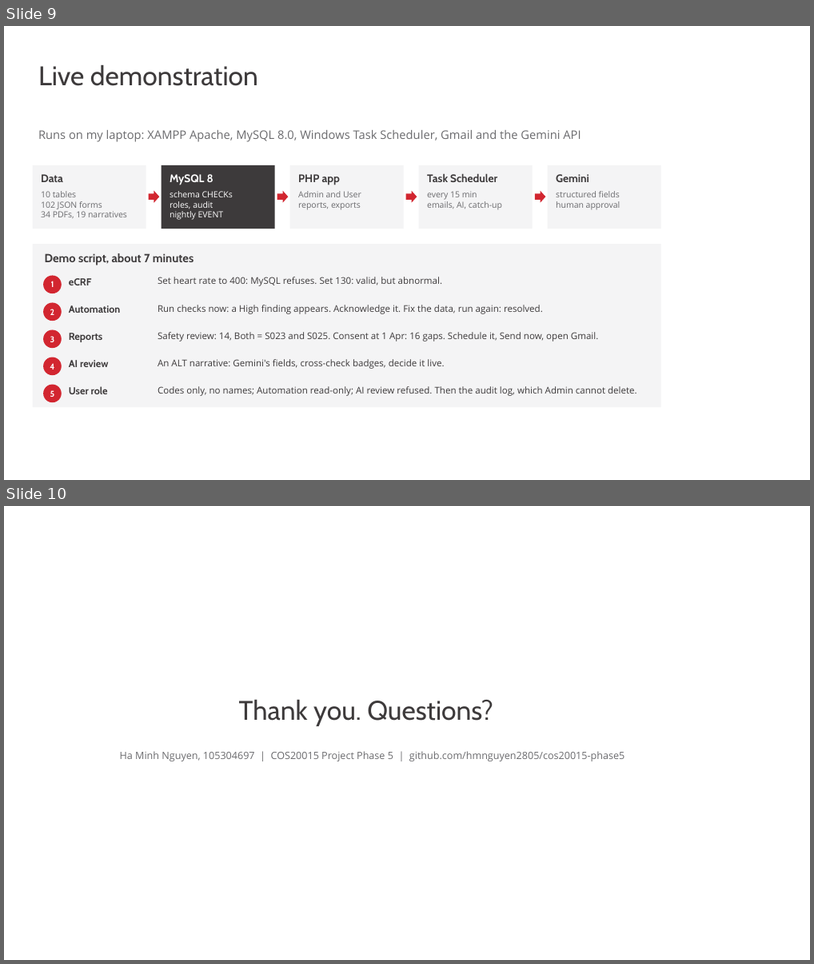
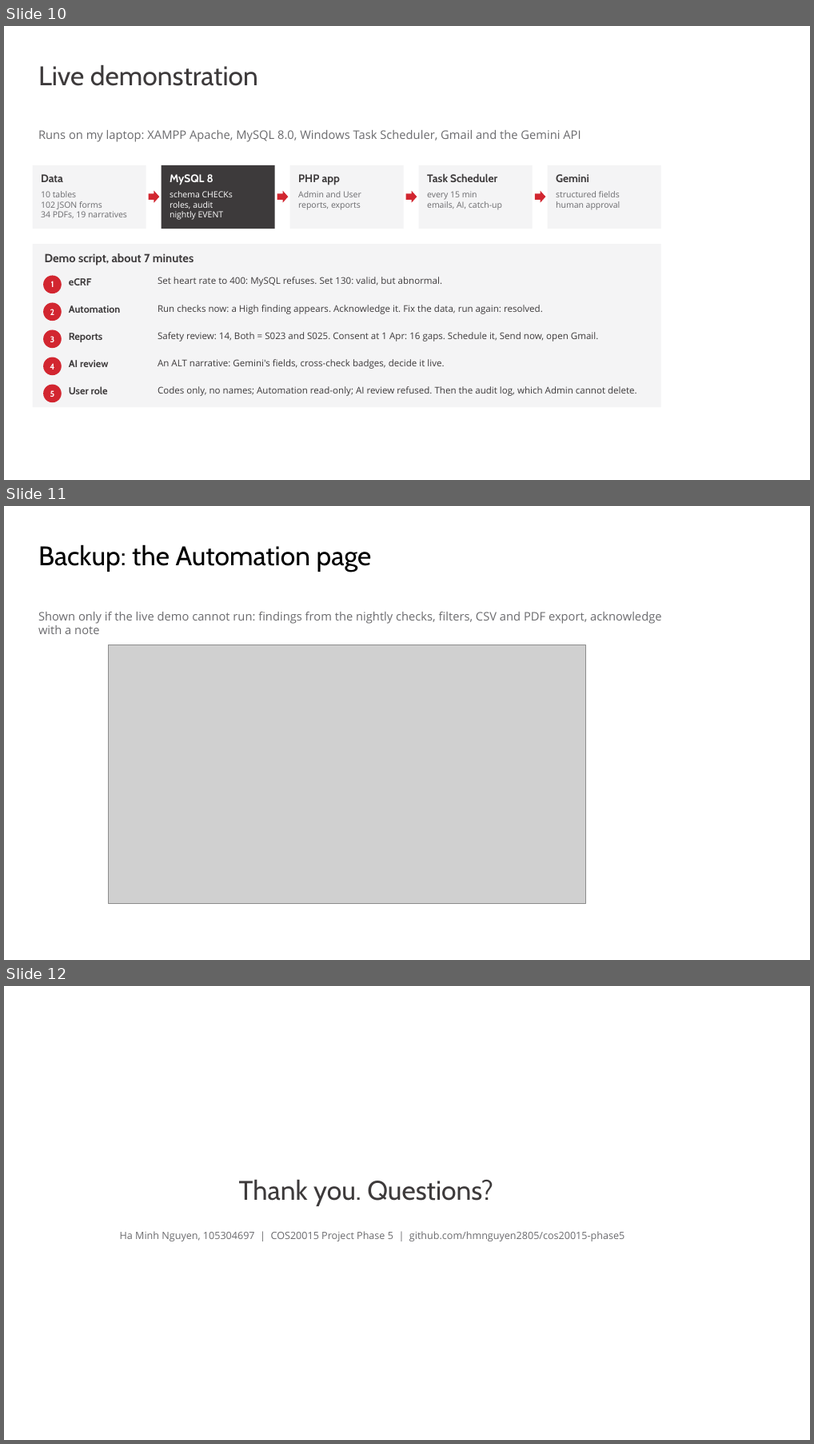
Before and after one commit to hmnguyen2805/cos20015-phase5, a slide deck: docs/cos20015_phase5_slides.pptx. Shown one above the other, each under a label of ours: slides 9 and 10 before the commit, slides 10, 11 and 12 after it. The pictures are 814x964 and 814x1444 pixels, drawn with LibreOffice and Linux fonts; fonts in the diff are those of the drawing; grey boxes stand for pictures; background and template pictures are left out. Boxes give left, top, right and bottom in pixels: in the first picture for what was removed or moved away, otherwise in the second. Text is boxed around its words. In the diff, an @@ line names an element or a change of style, - is before the commit and + after.

```diff
--- a/docs/cos20015_phase5_slides.pptx
+++ b/docs/cos20015_phase5_slides.pptx
@@ slide 11 added at (4, 506, 810, 960), background #FFFFFF @@
@@ title added at (38, 544, 372, 572), 32 pt, text #000000 @@
+Backup: the Automation page
@@ subtitle added at (38, 612, 662, 634), 14 pt, text #6B6B6E @@
+Shown only if the live demo cannot run: findings from the nightly checks, filters, CSV and PDF export, acknowledge with a note
@@ picture added at (108, 645, 586, 904) @@
@@ what was slide 9 is now slide 10 @@
@@ what was slide 10 is now slide 12 @@
```
Also in this commit, not shown: 3 slides changed, 1 other slide added.
